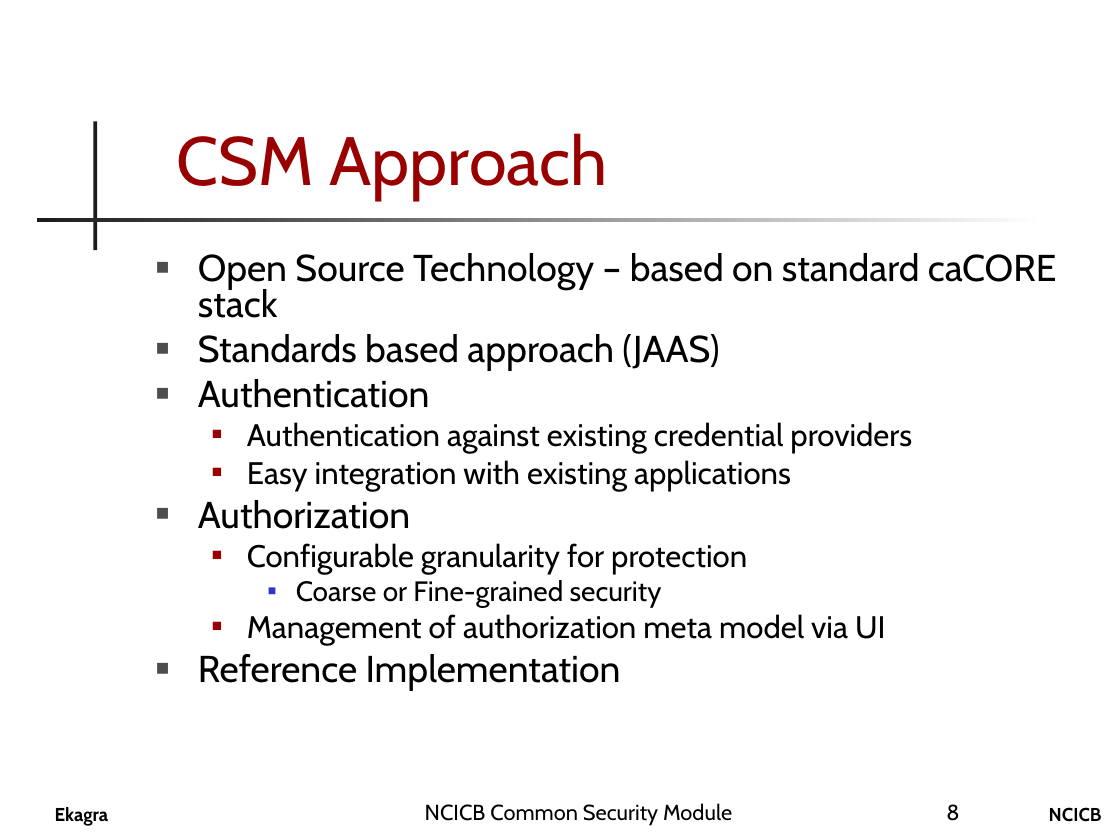
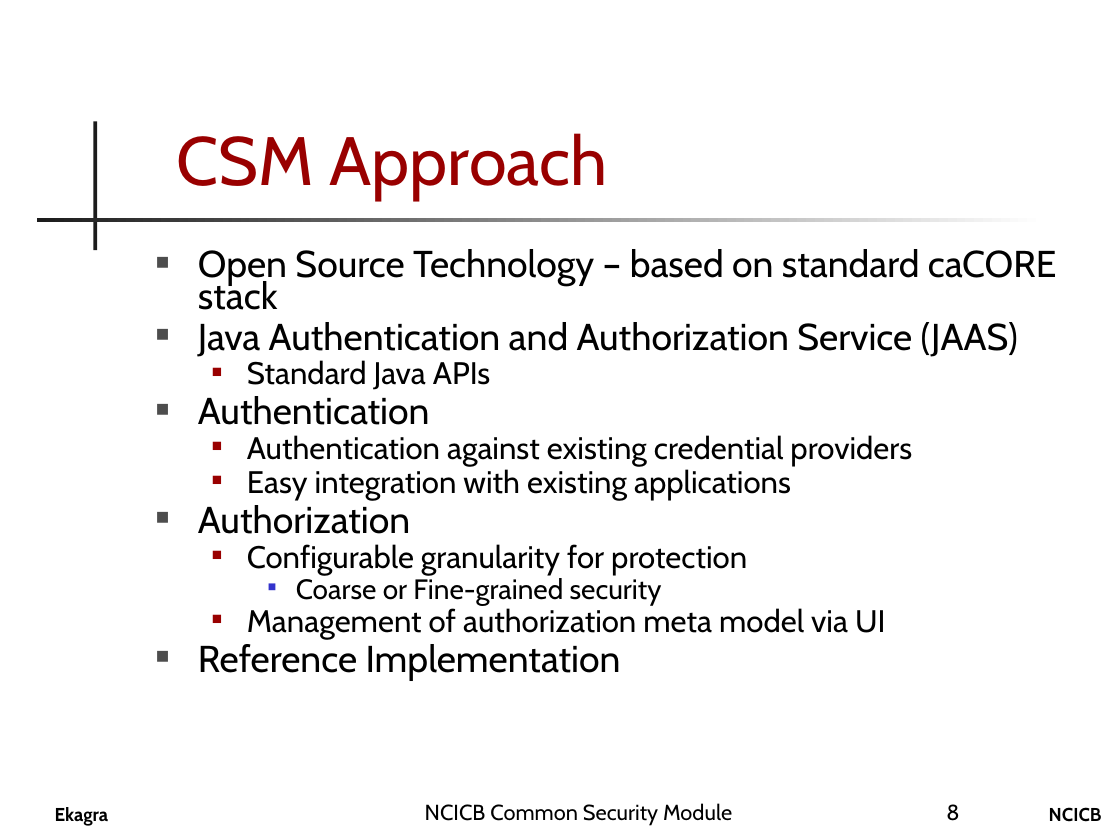
Before and after one commit to CBIIT/common-security-module-docs, a slide deck: slide 8 of CSM_Presentation.ppt. Drawn at 1120x840 pixels with LibreOffice and Linux fonts; fonts in the diff are those of the drawing; background and template pictures are left out. Boxes give left, top, right and bottom in pixels: in the first picture for what was removed or moved away, otherwise in the second. Text is boxed around its words. In the diff, an @@ line names an element or a change of style, - is before the commit and + after.

```diff
--- a/CSM_Presentation.ppt
+++ b/CSM_Presentation.ppt
@@ text at [198,249,1057,680]: line spacing 0.8 to 0.7 @@
@@ text at [198,322,1018,390]: text changed @@
-■ Standards based approach (JAAS)
+■ Java Authentication and Authorization Service (JAAS)
+  ■ Standard Java APIs
```
Also in this commit, not shown: 15 other slides changed, 2 slides added.
